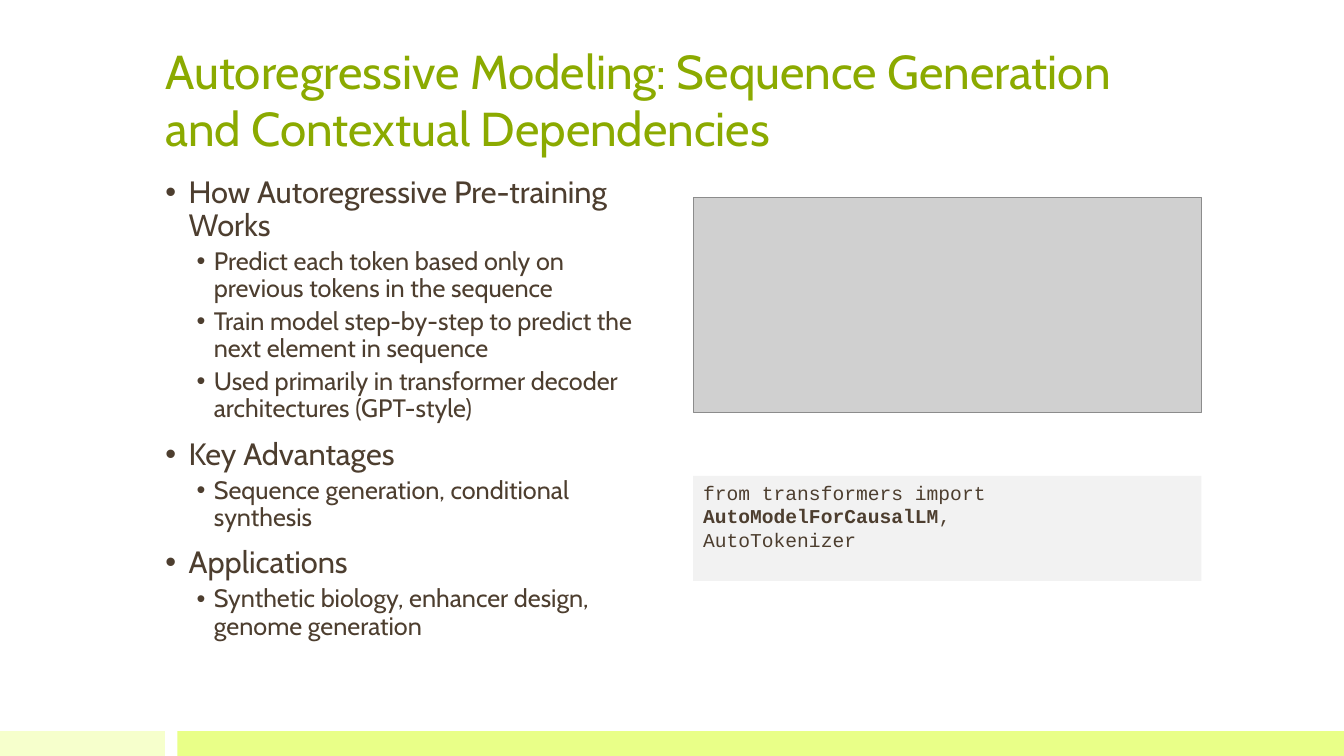
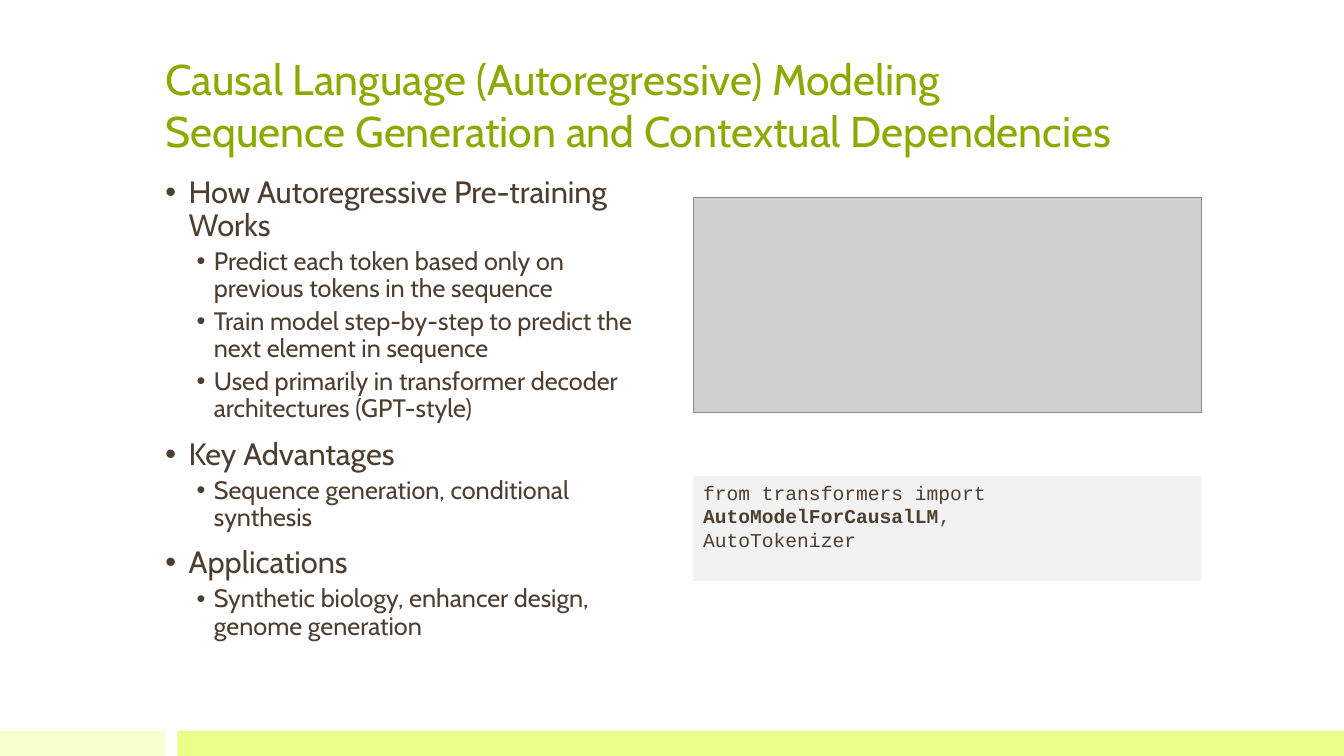
Before and after one commit to bioinfo-kaust/gfm-workshop, a slide deck: slide 13 of lecture_slides/1.day1_before_lunch/lecture_1b_gfm_anatomy.pptx (slide 10 before the commit). Drawn at 1344x756 pixels with LibreOffice and Linux fonts; fonts in the diff are those of the drawing; grey boxes stand for pictures. Boxes give left, top, right and bottom in pixels: in the first picture for what was removed or moved away, otherwise in the second. Text is boxed around its words. In the diff, an @@ line names an element or a change of style, - is before the commit and + after.

Commit message:
Add embedding layer section to encoding notebook and update lecture slides
- Add Part 2.5: Embedding Layer section bridging tokenization and models
- Include practical demo of nn.Embedding with shape transformation
- Show how to inspect real model's embedding layer (DNABERT-2)
- Update summary with complete pipeline diagram
- Update lecture slides for Day 1

```diff
--- a/lecture_slides/1.day1_before_lunch/lecture_1b_gfm_anatomy.pptx
+++ b/lecture_slides/1.day1_before_lunch/lecture_1b_gfm_anatomy.pptx
@@ title at [166,63,1111,157]: text changed; size 34 to 30.6 pt @@
-Autoregressive Modeling: Sequence Generation and Contextual Dependencies
+Causal Language (Autoregressive) Modeling
+Sequence Generation and Contextual Dependencies
```
Also in this commit, not shown: 7 other slides changed, 3 slides added, 3 other files.
